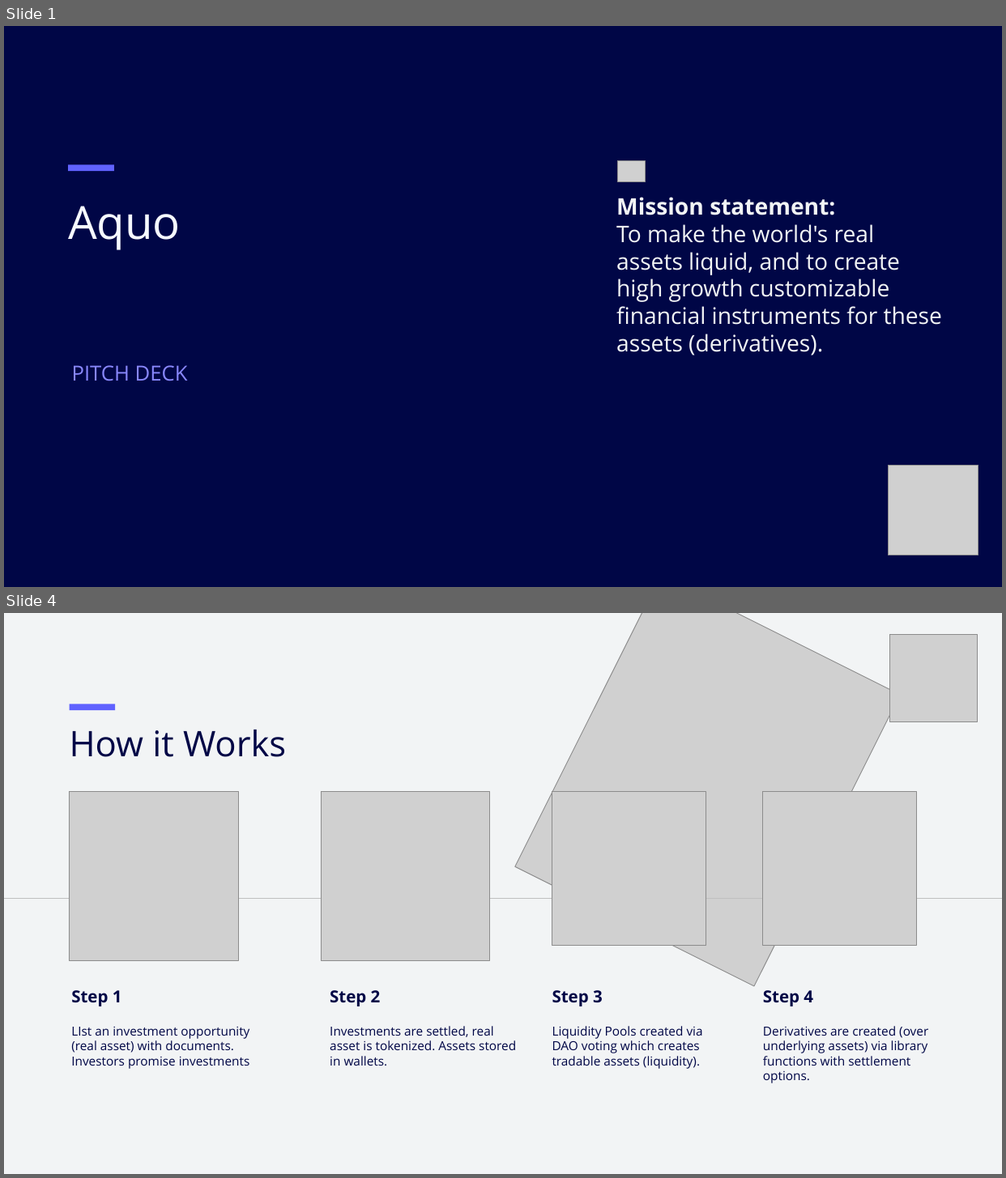
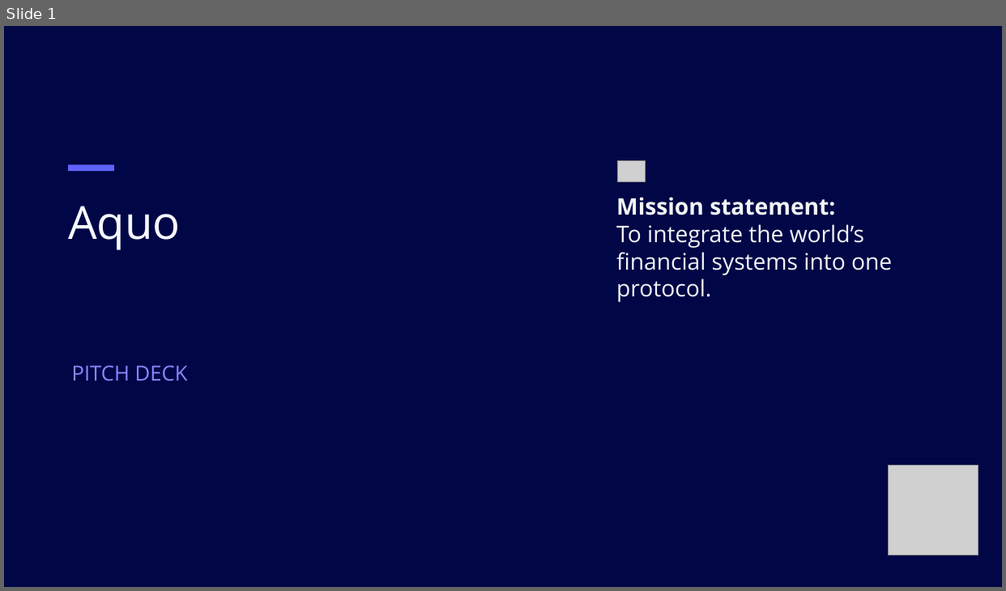
Before and after one commit to cryptotrader2023/aquo, a slide deck: public/aquopitchdeck.pptx. Shown one above the other, each under a label of ours: slides 1 and 4 before the commit, slide 1 after it; the slides between them are not shown. The pictures are 1006x1178 and 1006x591 pixels, drawn with LibreOffice and Linux fonts; fonts in the diff are those of the drawing; grey boxes stand for pictures. Boxes give left, top, right and bottom in pixels: in the first picture for what was removed or moved away, otherwise in the second. Text is boxed around its words. In the diff, an @@ line names an element or a change of style, - is before the commit and + after.

```diff
--- a/public/aquopitchdeck.pptx
+++ b/public/aquopitchdeck.pptx
@@ slide 4 removed at (4, 613, 1002, 1174), background #F2F4F5 @@
@@ picture removed at (515, 613, 901, 986) @@
@@ picture removed at (890, 635, 978, 722) @@
@@ rectangle removed at (69, 705, 115, 711) @@
@@ text removed at (70, 730, 286, 757) @@
-How it Works
@@ picture removed at (69, 792, 238, 961) @@
@@ picture removed at (322, 792, 491, 961) @@
@@ picture removed at (552, 792, 705, 945) @@
@@ picture removed at (763, 792, 917, 945) @@
@@ line removed from (1002, 898) to (4, 898) @@
@@ text removed at (71, 990, 250, 1069) @@
-Step 1
-LIst an investment opportunity (real asset) with documents. Investors promise investments
@@ text removed at (330, 990, 516, 1066) @@
-Step 2
-Investments are settled, real asset is tokenized. Assets stored in wallets.
@@ text removed at (552, 990, 703, 1069) @@
-Step 3
-Liquidity Pools created via DAO voting which creates tradable assets (liquidity).
@@ text removed at (763, 990, 928, 1084) @@
-Step 4
-Derivatives are created (over underlying assets) via library functions with settlement options.
@@ slide 1 changed as well @@
@@ text at (616, 197, 892, 302): text changed @@
-Mission statement:
-To make the world's real assets liquid, and to create high growth customizable financial instruments for these assets (derivatives).
+Mission statement:
+To integrate the world’s financial systems into one protocol.
```
Also in this commit, not shown: 6 other slides changed, 5 slides added, 4 other slides removed, 32 other files.
